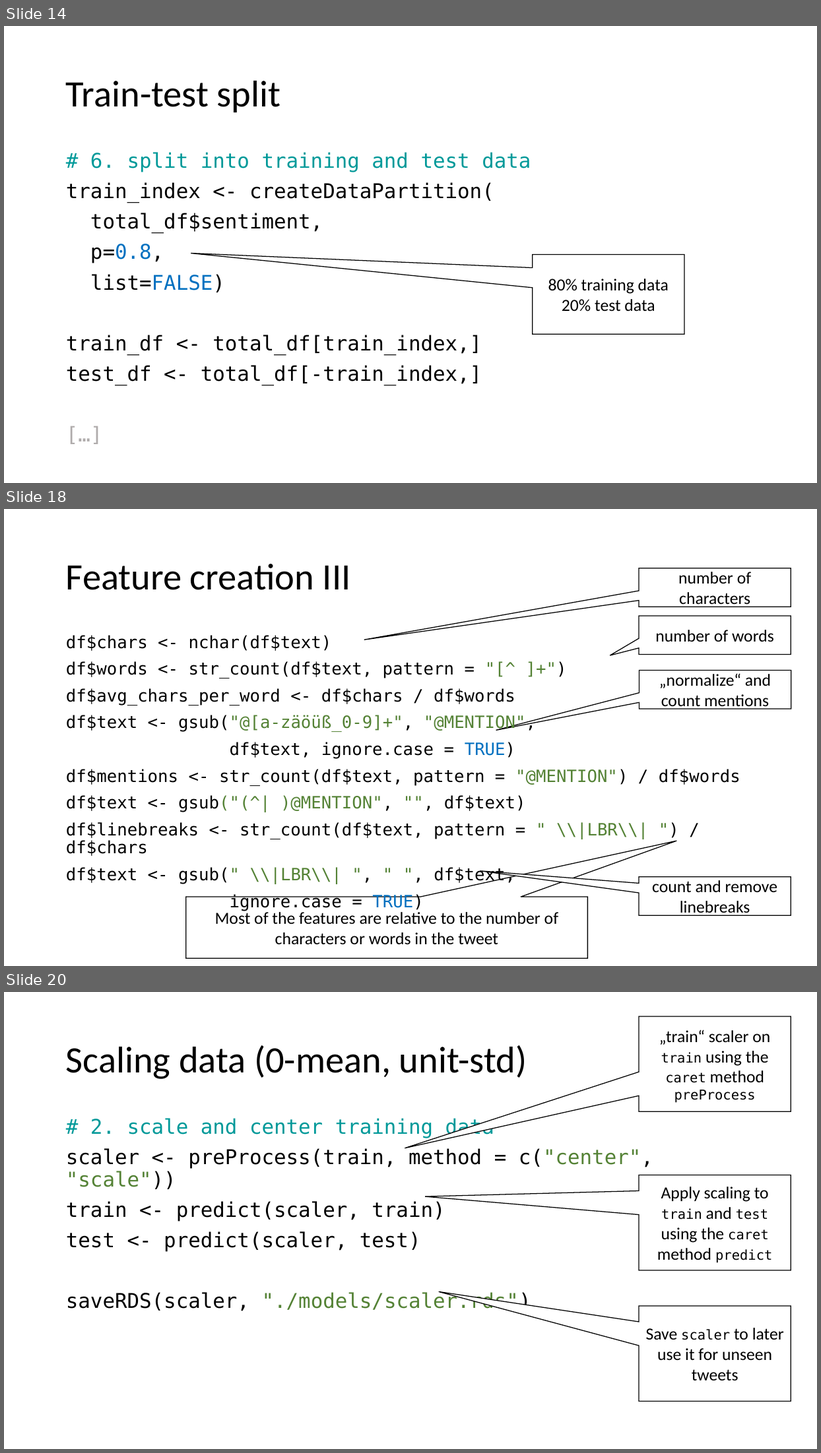
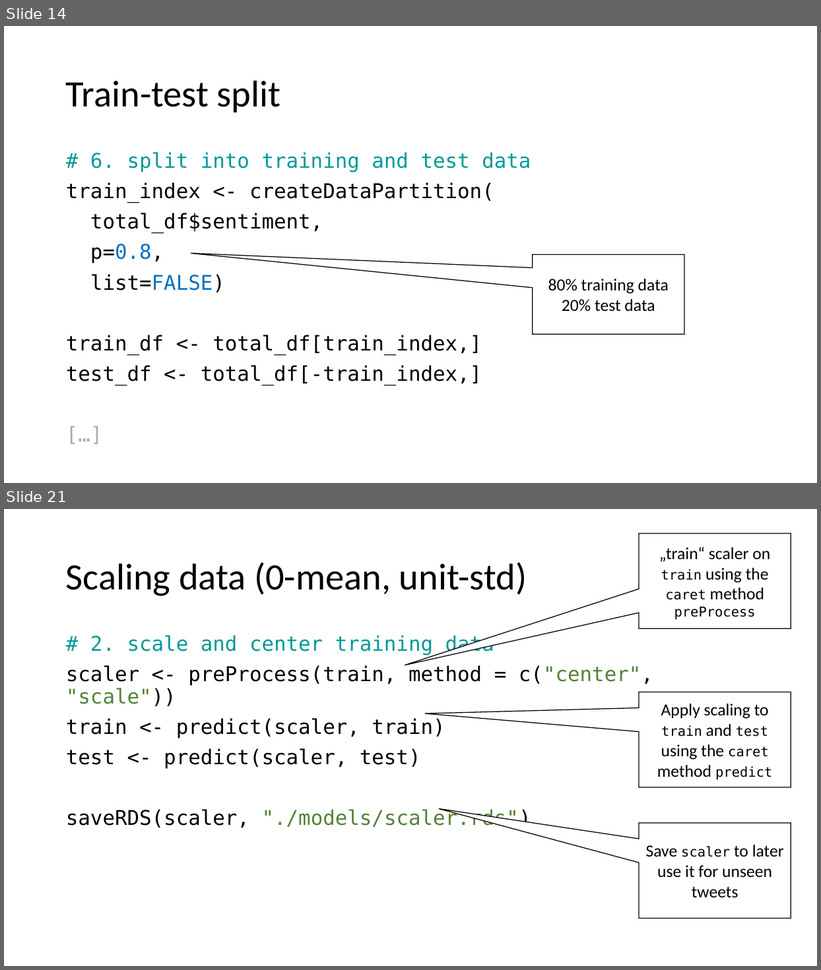
Before and after one commit to samuelstelzer/twitter_sentiment_analysis, a slide deck: handson_workshop.pptx. Shown one above the other, each under a label of ours: slides 14, 18 and 20 before the commit, slides 14 and 21 after it; the slides between them are not shown. The pictures are 821x1453 and 821x970 pixels, drawn with LibreOffice and Linux fonts; fonts in the diff are those of the drawing. Boxes give left, top, right and bottom in pixels: in the first picture for what was removed or moved away, otherwise in the second. Text is boxed around its words. In the diff, an @@ line names an element or a change of style, - is before the commit and + after.

Commit message:
Fix issue with positive_words Fix feature creation method

```diff
--- a/handson_workshop.pptx
+++ b/handson_workshop.pptx
@@ slide 18 removed at [4, 509, 817, 966], background #FFFFFF @@
@@ title removed at [66, 564, 351, 590] @@
-Feature creation III
@@ speech box removed at [639, 568, 791, 607] @@
-number of characters
@@ speech box removed at [639, 616, 791, 654] @@
-number of words
@@ text removed at [66, 635, 741, 911] @@
-df$chars <- nchar(df$text)
-df$words <- str_count(df$text, pattern = "[^ ]+")
-df$avg_chars_per_word <- df$chars / df$words
-df$text <- gsub("@[a-zäöüß_0-9]+", "@MENTION",
-df$text, ignore.case = TRUE)
-df$mentions <- str_count(df$text, pattern = "@MENTION") / df$words
-df$text <- gsub("(^| )@MENTION", "", df$text)
-df$linebreaks <- str_count(df$text, pattern = " \\|LBR\\| ") / df$chars
-df$text <- gsub(" \\|LBR\\| ", " ", df$text,
-ignore.case = TRUE)
@@ speech box removed at [640, 671, 791, 709] @@
-„normalize“ and count mentions
@@ speech box removed at [639, 877, 791, 916] @@
-count and remove linebreaks
@@ speech box removed at [186, 898, 587, 959] @@
-Most of the features are relative to the number of characters or words in the tweet
@@ what was slide 20 is now slide 21 @@
```
Also in this commit, not shown: 9 slides changed, 4 slides added, 11 other files.
